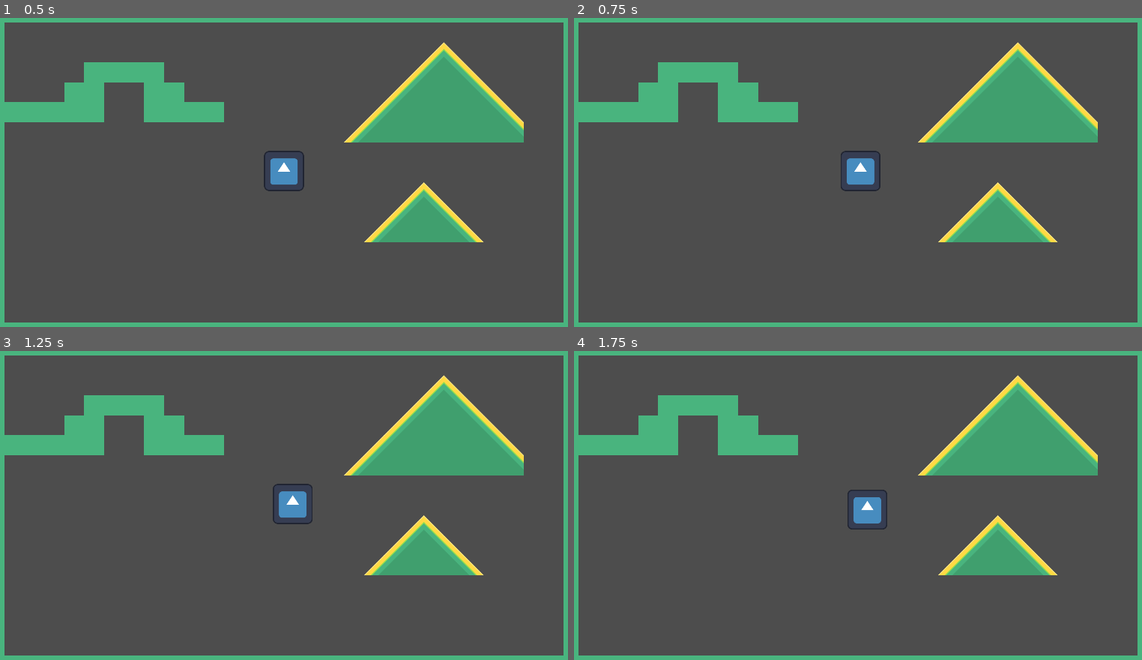
Above: before the commit, frames 1-4 (two rows, left to right).
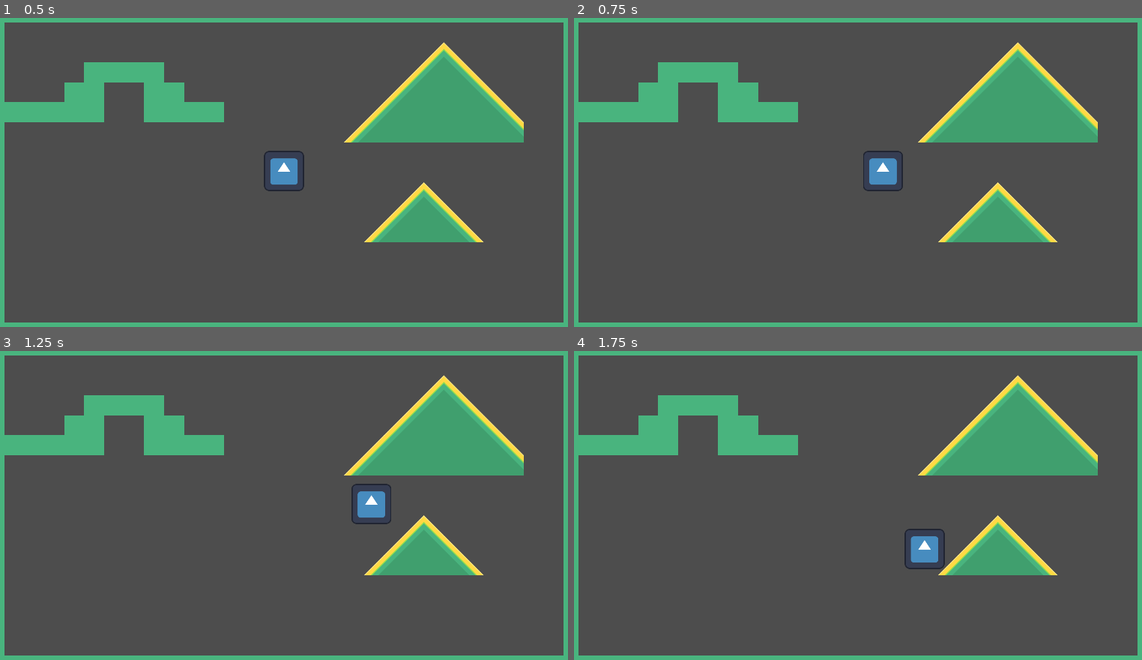
Above: after the commit, the same moments.

Repository: clars002/seedling
Game: Godot game, scene res://Scenes/Maps/test_map.tscn
Two runs of this game, one before a commit and one after it. Both use one fixed random seed, a clock stepped at 60 frames per second and the inputs below. This scene is started directly instead of the project's main scene. The engine's default icon, where the game draws it, is replaced by a stand-in: a white triangle on a blue panel in a dark square.
Inputs:
- Up to frame 1 (0.5 s): no input
- Up to frame 2 (0.75 s): tap Enter at 0.5 s; hold D (move_right) from 0.53 s (still down)
- Up to frame 3 (1.25 s): keep holding D (move_right)
- Up to frame 4 (1.75 s): release D (move_right) at 1.28 s; hold S (move_down) from 1.28 s (still down)

Frame 1 is identical in both runs. In frame 2, 0.8% of the frame differs, in the area x 46-58%, y 42-57%; in frame 3, 1.1%; in frame 4, 1.1%, in the area x 48-66%, y 44-71%.

Commit message:
revert player speed to default in test map

Diff:
--- a/Scenes/Maps/test_map.tscn
+++ b/Scenes/Maps/test_map.tscn
@@ -10,4 +10,3 @@
 
 [node name="PlayerCharacter" parent="." instance=ExtResource("2_frm3g")]
 position = Vector2(960, 540)
-move_speed = 40.0
